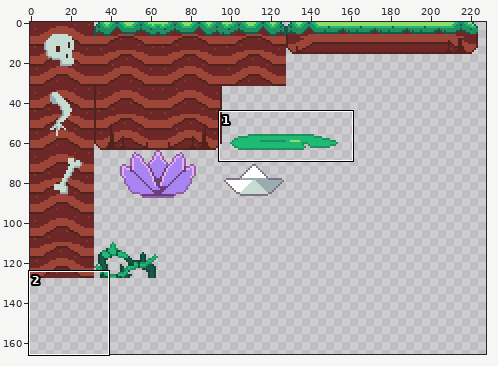
Sprite sheet, stored at Unity/Assets/Resources/Images/Tiles/Tiles.png. The picture above shows the old version from afar; the outline marks the close-up.
Close-up. Before the edit:
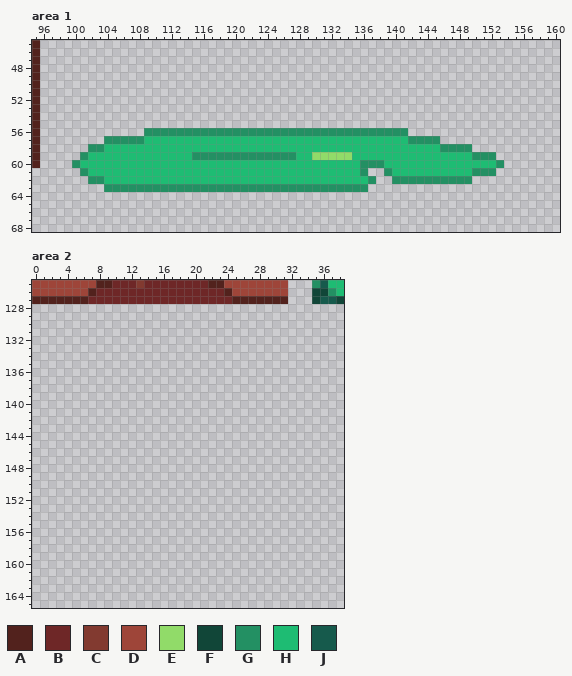
The file is 320x320 pixels. Shown: area 1: x 95..160, y 45..68; area 2: x 0..38, y 125..165. The wide view leaves out empty margins.
Palette (. is transparent): A #52221d  B #6e2727  C #823a30  D #9e4539  E #91db69  F #114638  G #239063  H #1ebc73  J #165a4c
Pixels before, area 1, first column x 95:
45 A..........................................................
46 A..........................................................
47 A..........................................................
48 A..........................................................
49 A..........................................................
50 A..........................................................
51 A..........................................................
52 A..........................................................
53 A..........................................................
54 A..........................................................
55 A..........................................................
56 A.............GGGGGGGGGGGGGGGGGGGGGGGGGGGGGGGGG............
57 A........GGGGGHHHHHHHHHHHHHHHHHHHHHHHHHHHHHHHHHGGGG........
58 A......GGHHHHHHHHHHHHHHHHHHHHHHHHHHHHHHHHHHHHHHHHHHGGGG....
59 A.....GHHHHHHHHHHHHHGGGGGGGGGGGGGHHEEEEEHHHHHHHHHHHHHHHGGG.
60 A....GHHHHHHHHHHHHHHHHHHHHHHHHHHHHHHHHHHHGGGHHHHHHHHHHHHHHG
61 ......GHHHHHHHHHHHHHHHHHHHHHHHHHHHHHHHHHHG..GHHHHHHHHHHGGG.
62 .......GGHHHHHHHHHHHHHHHHHHHHHHHHHHHHHHHHHG..GGGGGGGGGG....
63 .........GGGGGGGGGGGGGGGGGGGGGGGGGGGGGGGGG.................
Pixels before, area 2, first column x 0:
125 DDDDDDDDAABBBCBBBBBBBBAADDDDDDDD...GJHH
126 DDDDDDDABBBBBBBBBBBBBBBBADDDDDDD...FFGH
127 AAAAAAABBBBBBBBBBBBBBBBBBAAAAAAA...FJJF
Once edited:
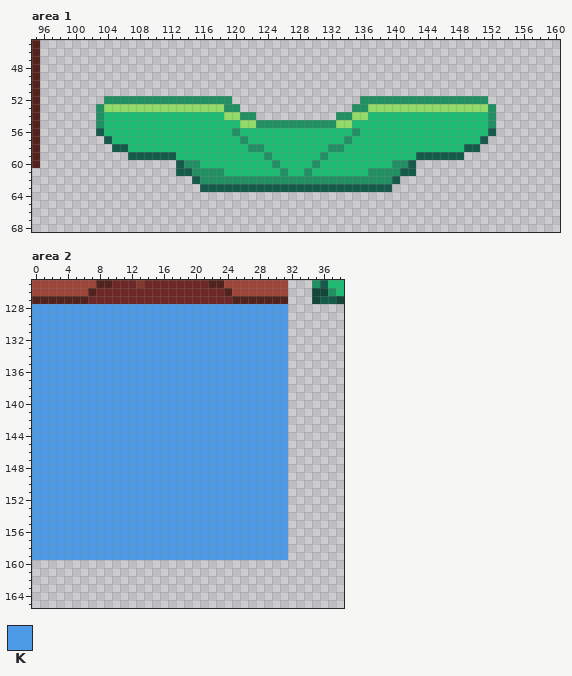
Colours new in this view: K #4d9be6
Diff:
Area 1:
y 52: x 104..119 ................ -> GGGGGGGGGGGGGGGG; x 136..151 ................ -> GGGGGGGGGGGGGGGG
y 53: x 103..120 .................. -> GEEEEEEEEEEEEEEEGG; x 135..152 .................. -> GGEEEEEEEEEEEEEEEG
y 54: x 103..122 .................... -> GHHHHHHHHHHHHHHHEEGG; x 133..152 .................... -> GGEEHHHHHHHHHHHHHHHG
y 55: x 103..152 .................................................. -> GHHHHHHHHHHHHHHHHHEEGGGGGGGGGGEEHHHHHHHHHHHHHHHHHG
y 56: x 103..119 ......GGGGGGGGGGG -> JHHHHHHHHHHHHHHHH; x 121..134 GGGGGGGGGGGGGG -> HHHHHHHHHHHHHH; x 136..152 GGGGGG........... -> HHHHHHHHHHHHHHHHJ
y 57: x 104..108 GGGGG -> JHHHH; x 121 H -> G; x 134 H -> G; x 142..151 GGGG...... -> HHHHHHHHHJ
y 58: x 102..106 GGHHH -> ...JJ; x 122..123 HH -> GG; x 132..133 HH -> GG; x 146..150 GGGG. -> HHHJJ
y 59: x 101..112 GHHHHHHHHHHH -> ......JJJJJJ; x 115..123 GGGGGGGGG -> HHHHHHHHH; x 125..127 GGG -> HHH; x 130..134 EEEEE -> HGHHH; x 143..152 HHHHHHHGGG -> JJJJJJ....
y 60: x 100..115 GHHHHHHHHHHHHHHH -> .............JGG; x 125 H -> G; x 130 H -> G; x 136..138 GGG -> HHH; x 140..153 HHHHHHHHHHHHHG -> GGJ...........
y 61: x 101..118 GHHHHHHHHHHHHHHHHH -> ............JJGGGG; x 126 H -> G; x 129 H -> G; x 136..138 G.. -> HGG; x 140..152 HHHHHHHHHHGGG -> GJJ..........
y 62: x 102..136 GGHHHHHHHHHHHHHHHHHHHHHHHHHHHHHHHHH -> .............JGGGGGGGGGGGGGGGGGGGGG; x 138..149 ..GGGGGGGGGG -> GGJ.........
y 63: x 104..139 GGGGGGGGGGGGGGGGGGGGGGGGGGGGGGGGG... -> ............JJJJJJJJJJJJJJJJJJJJJJJJ
Area 2:
y 128..159: x 0..31 ................................ -> KKKKKKKKKKKKKKKKKKKKKKKKKKKKKKKK
Where, in picture pixels (left, top, right, bottom), the same in both close-ups:
changed: (72, 96, 504, 192)
added: (32, 304, 288, 560)
